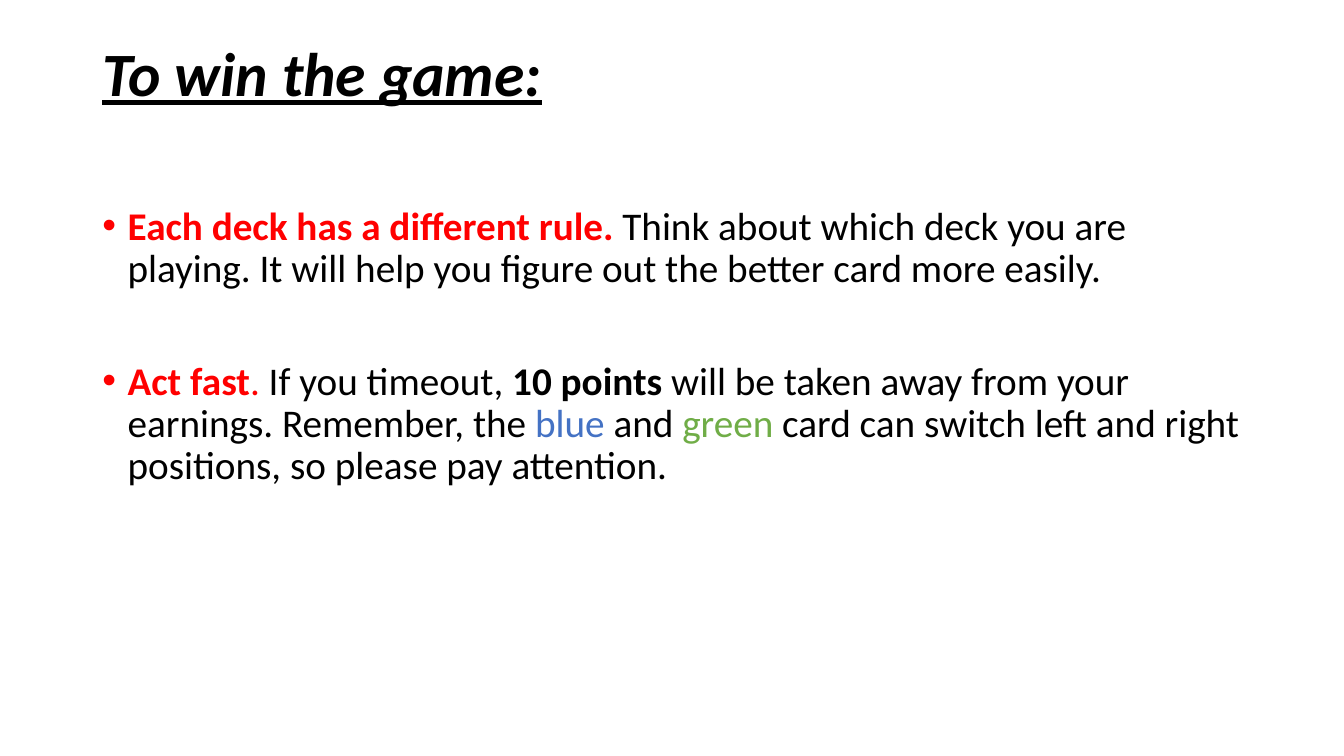
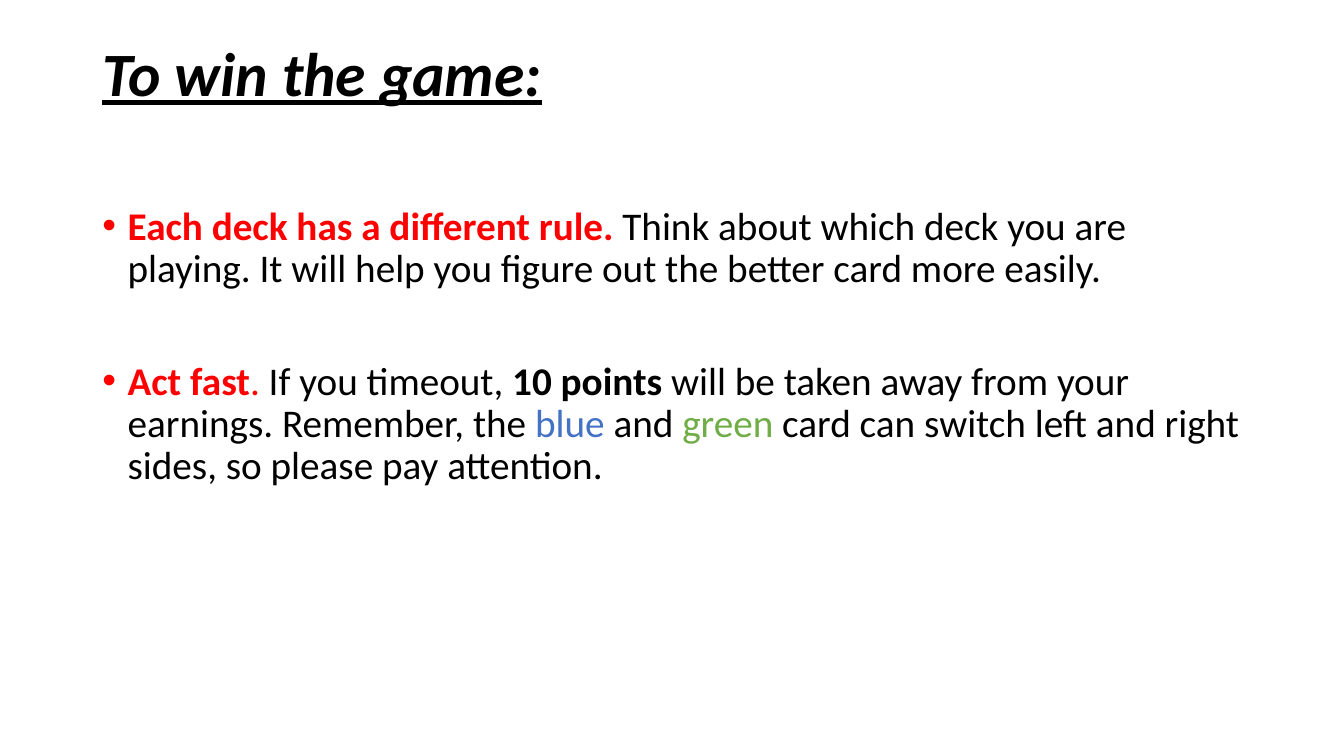
Before and after one commit to LillianXu2019/LUX-RL, a slide deck: slide 23 of images/task_instructions_lux.pptx. Drawn at 1344x756 pixels with LibreOffice and Linux fonts; fonts in the diff are those of the drawing. Boxes give left, top, right and bottom in pixels: in the first picture for what was removed or moved away, otherwise in the second. Text is boxed around its words. In the diff, an @@ line names an element or a change of style, - is before the commit and + after.

```diff
--- a/images/task_instructions_lux.pptx
+++ b/images/task_instructions_lux.pptx
@@ text at (128,367,1239,486): text changed @@
-• Act fast. If you timeout, 10 points will be taken away from your earnings. Remember, the blue and green card can switch left and right positions, so please pay attention.
+• Act fast. If you timeout, 10 points will be taken away from your earnings. Remember, the blue and green card can switch left and right sides, so please pay attention.
```
Also in this commit, not shown: 2 other slides changed, 3 slides added, 1 other file.
